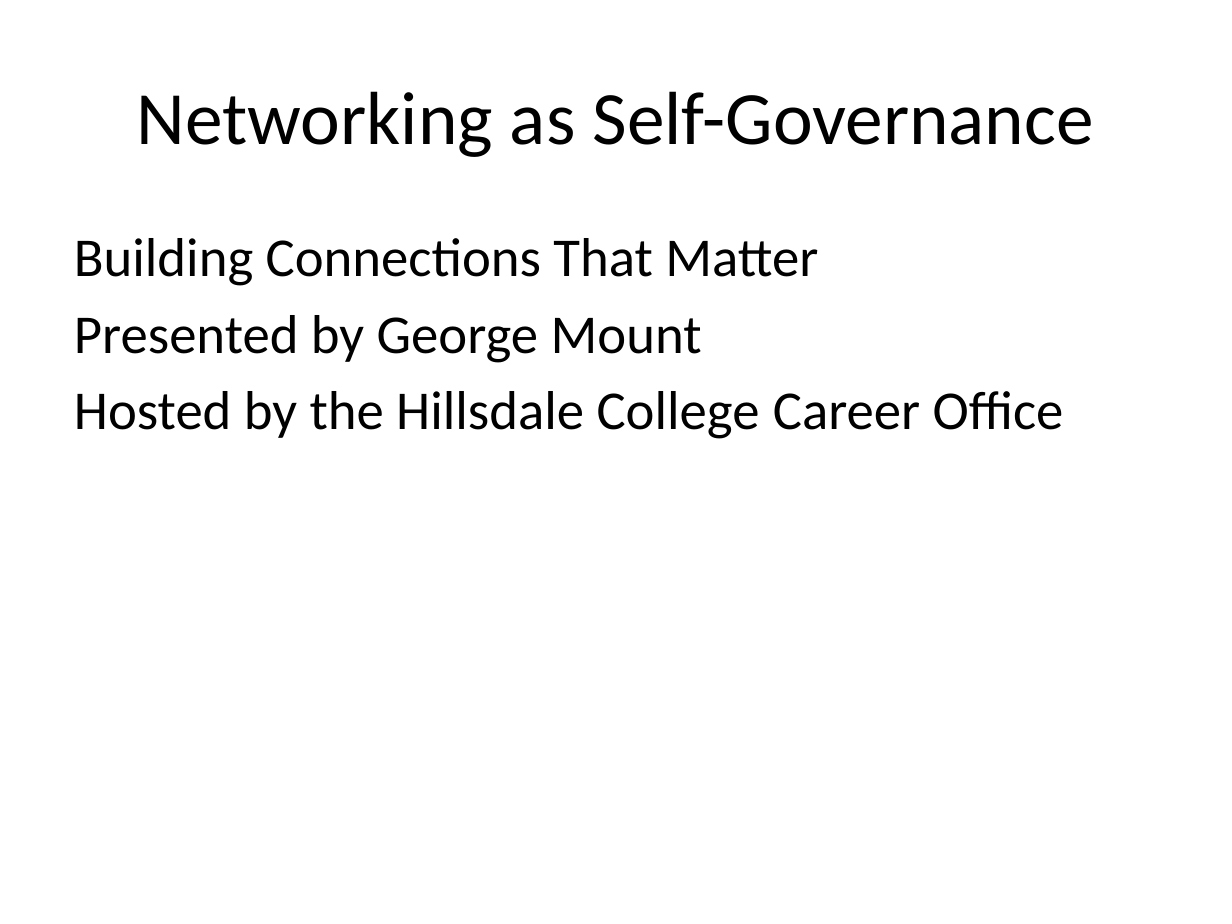
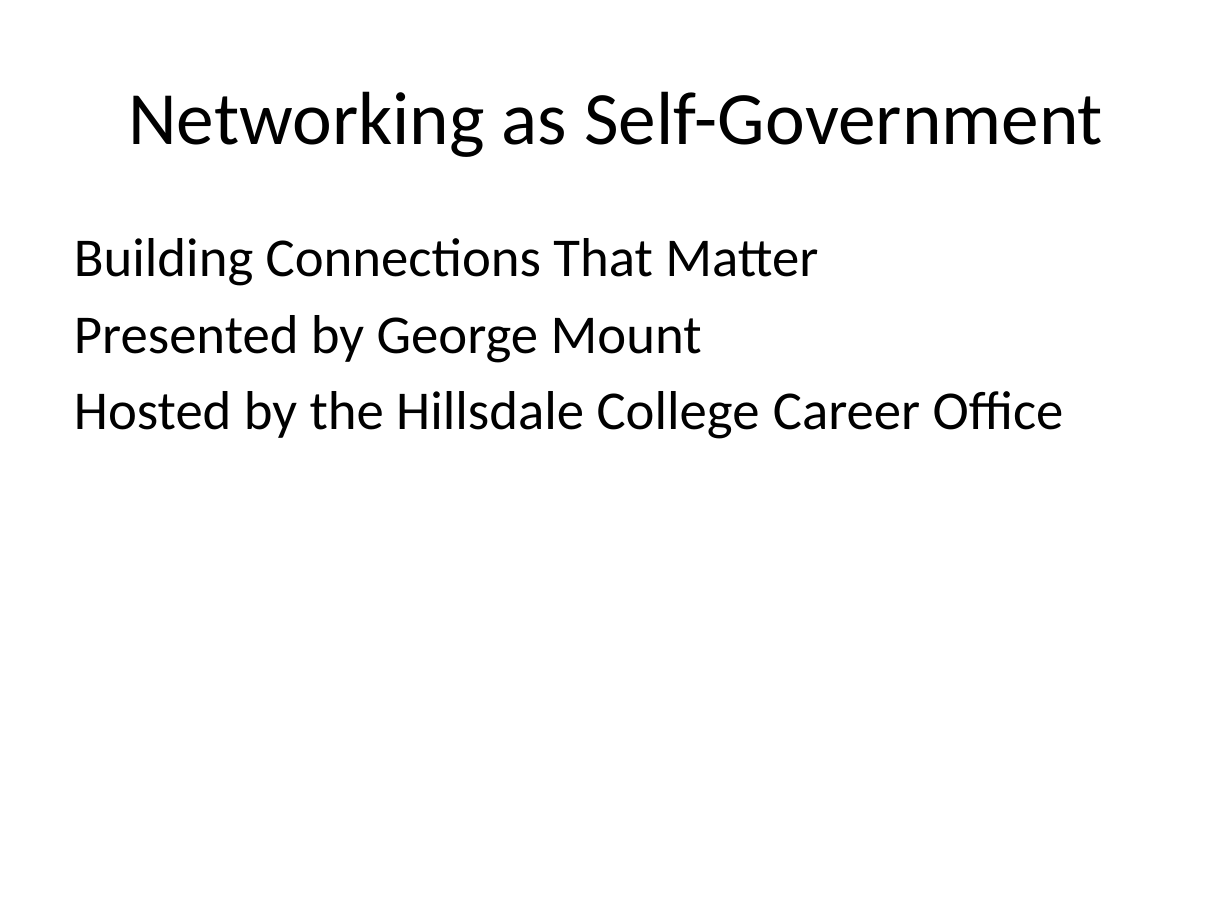
Before and after one commit to stringfestdata/hillsdale-networking-101, a slide deck: slide 1 of networking-as-self-governance.pptx. Drawn at 1232x924 pixels with LibreOffice and Linux fonts; fonts in the diff are those of the drawing. Boxes give left, top, right and bottom in pixels: in the first picture for what was removed or moved away, otherwise in the second. Text is boxed around its words. In the diff, an @@ line names an element or a change of style, - is before the commit and + after.

```diff
--- a/networking-as-self-governance.pptx
+++ b/networking-as-self-governance.pptx
@@ title at [128,91,1103,157]: text changed @@
-Networking as Self-Governance
+Networking as Self-Government
```
